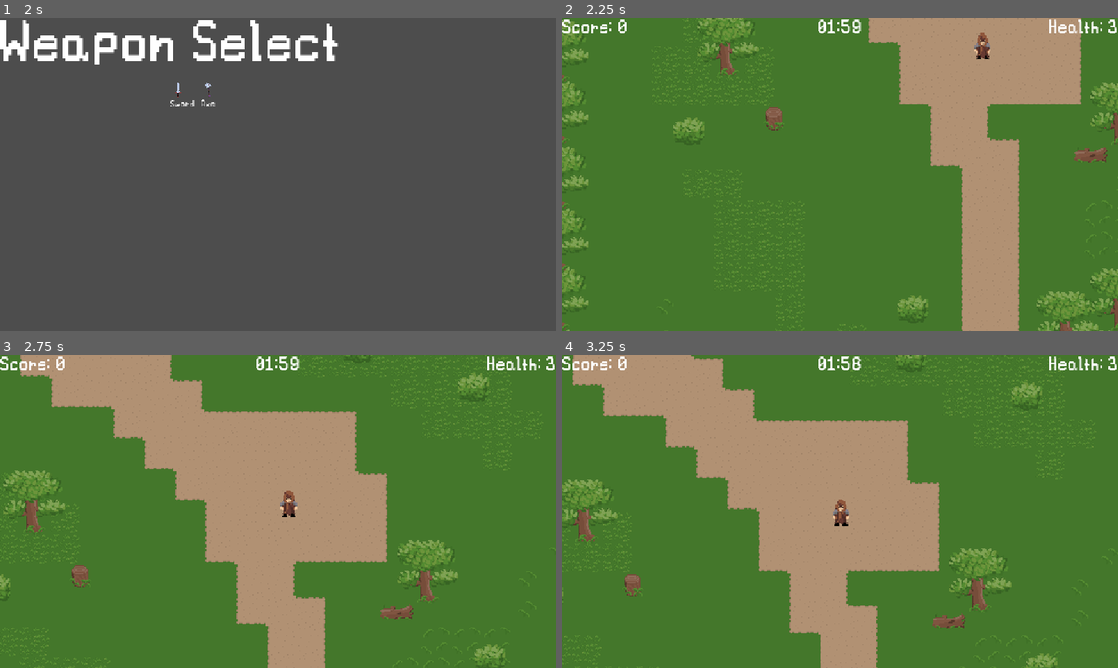
Above: before the commit, frames 1-4 (two rows, left to right).
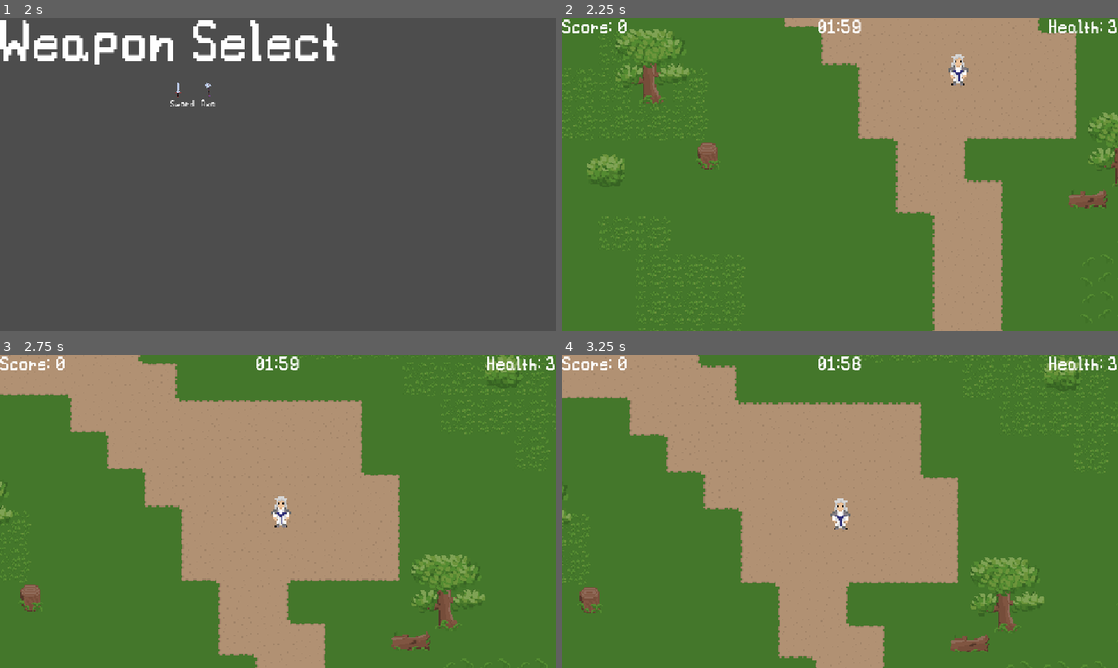
Above: after the commit, the same moments.

Repository: SethDotOrg/smallgame
Game: Godot game, scene res://Scenes/UI/main_menu.tscn
Two runs of this game, one before a commit and one after it. Both use one fixed random seed, a clock stepped at 60 frames per second and the inputs below.
Inputs:
- Up to frame 1 (2 s): click "Start Game" at 0.5 s; click "Forest" at 1.25 s
- Up to frame 2 (2.25 s): click "Sword" at 2 s
- Up to frame 3 (2.75 s): no input
- Up to frame 4 (3.25 s): tap Enter at 2.75 s; hold Up (attack_up) from 2.78 s (still down); hold Space (secondary_attack) from 2.78 s (still down)

Frame 1 is identical in both runs. In frame 2, 20% of the frame differs, in the area x 0-100%, y 0-100%; in frame 3, 14%; in frame 4, 13%.

Commit message:
add new player sprite and zoom in camera

Diff:
--- a/Scenes/Player/player.tscn
+++ b/Scenes/Player/player.tscn
@@ -2,13 +2,13 @@
 
 [ext_resource type="Script" uid="uid://c7qvqnaqy8jxr" path="res://Scripts/player.gd" id="1_cvnsp"]
 [ext_resource type="Script" uid="uid://bvjmux81xare5" path="res://Scripts/PlayerStateMachine/player_state_machine.gd" id="2_3smsa"]
-[ext_resource type="Texture2D" uid="uid://3d745opw1kjv" path="res://Sprites/Player/Player.png" id="2_fkybt"]
 [ext_resource type="Script" uid="uid://cnnrqk8maadni" path="res://Scripts/PlayerStateMachine/state.gd" id="3_8erm5"]
 [ext_resource type="Script" uid="uid://b08q1hadtp8ox" path="res://Scripts/PlayerStateMachine/idle.gd" id="4_8erm5"]
 [ext_resource type="Script" uid="uid://boyqpdoc0cox3" path="res://Scripts/PlayerStateMachine/walk.gd" id="5_f1ek2"]
 [ext_resource type="Shader" uid="uid://e42anfy4keux" path="res://Shaders/HitFlash.tres" id="6_gk6dx"]
 [ext_resource type="Script" uid="uid://bmwybxofc4i7h" path="res://Scripts/Weapons/weapon_manager.gd" id="6_jhyir"]
 [ext_resource type="Texture2D" uid="uid://cynpjxh48dfdt" path="res://Sprites/Shadow.png" id="6_x3wgy"]
+[ext_resource type="Texture2D" uid="uid://bmoe5im4sntx1" path="res://Sprites/Player/Player2.png" id="9_jhyir"]
 
 [sub_resource type="CapsuleShape2D" id="CapsuleShape2D_f1ek2"]
 radius = 8.0
@@ -24,27 +24,27 @@
 shader_parameter/Enabled = false
 shader_parameter/Tint = Color(0.498039, 1, 1, 1)
 
-[sub_resource type="AtlasTexture" id="AtlasTexture_x3wgy"]
-atlas = ExtResource("2_fkybt")
+[sub_resource type="AtlasTexture" id="AtlasTexture_74mp2"]
+atlas = ExtResource("9_jhyir")
 region = Rect2(0, 0, 16, 32)
 
-[sub_resource type="AtlasTexture" id="AtlasTexture_3smsa"]
-atlas = ExtResource("2_fkybt")
+[sub_resource type="AtlasTexture" id="AtlasTexture_oikmp"]
+atlas = ExtResource("9_jhyir")
 region = Rect2(16, 0, 16, 32)
 
-[sub_resource type="AtlasTexture" id="AtlasTexture_8erm5"]
-atlas = ExtResource("2_fkybt")
+[sub_resource type="AtlasTexture" id="AtlasTexture_06tpx"]
+atlas = ExtResource("9_jhyir")
 region = Rect2(32, 0, 16, 32)
 
-[sub_resource type="AtlasTexture" id="AtlasTexture_f1ek2"]
-atlas = ExtResource("2_fkybt")
+[sub_resource type="AtlasTexture" id="AtlasTexture_7g0yx"]
+atlas = ExtResource("9_jhyir")
 region = Rect2(48, 0, 16, 32)
 
 [sub_resource type="SpriteFrames" id="SpriteFrames_8erm5"]
 animations = [{
 "frames": [{
 "duration": 1.0,
-"texture": SubResource("AtlasTexture_x3wgy")
+"texture": SubResource("AtlasTexture_74mp2")
 }],
 "loop": true,
 "name": &"Idle",
@@ -165,8 +165,9 @@
 autostart = true
 
 [node name="Camera2D" type="Camera2D" parent="."]
-zoom = Vector2(2, 2)
+zoom = Vector2(2.4, 2.4)
 position_smoothing_enabled = true
+position_smoothing_speed = 7.0
 
 [node name="Shadow" type="Sprite2D" parent="."]
 visible = false
--- a/Scripts/gather_point.gd
+++ b/Scripts/gather_point.gd
@@ -142,7 +142,8 @@
 			var enemy_appear_smoke = ememy_1_appear_smoke.instantiate()
 			enemy_appear_smoke.emitting = true
 			# Set the enemy's position to the random location around the spawn so that they don't spawn at the same coords
-			#TODO this position work seems to all be local. just double check and comment it
+			#these use position as it is spawned with relation to the gather point. as a seperate scene it seems to
+			#match local coords and global coords but will not work when using global position
 			var enemy_spawn_position = spawn_start_location.position + Vector2(randf_range(-500,500),randf_range(-500,500))
 			enemy.position = enemy_spawn_position
 			enemy_appear_smoke.position = enemy_spawn_position #spawn smoke should be at the same location
Not shown: 1 places in Scenes/Player/player.tscn that only renumber resources
Binary file added: Sprites/Player/Player2.png
Not shown, added: Sprites/Player/Player2.png.import
Binary file added: Sprites/Player/Player3.png
Not shown, added: Sprites/Player/Player3.png.import
